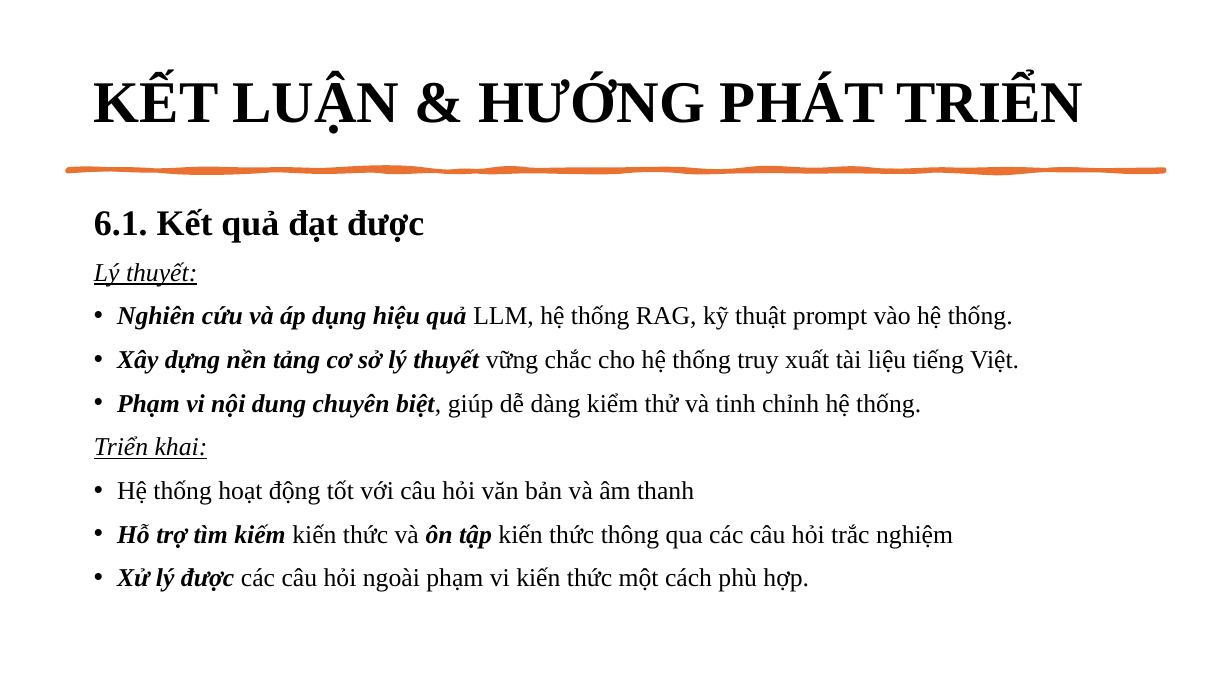
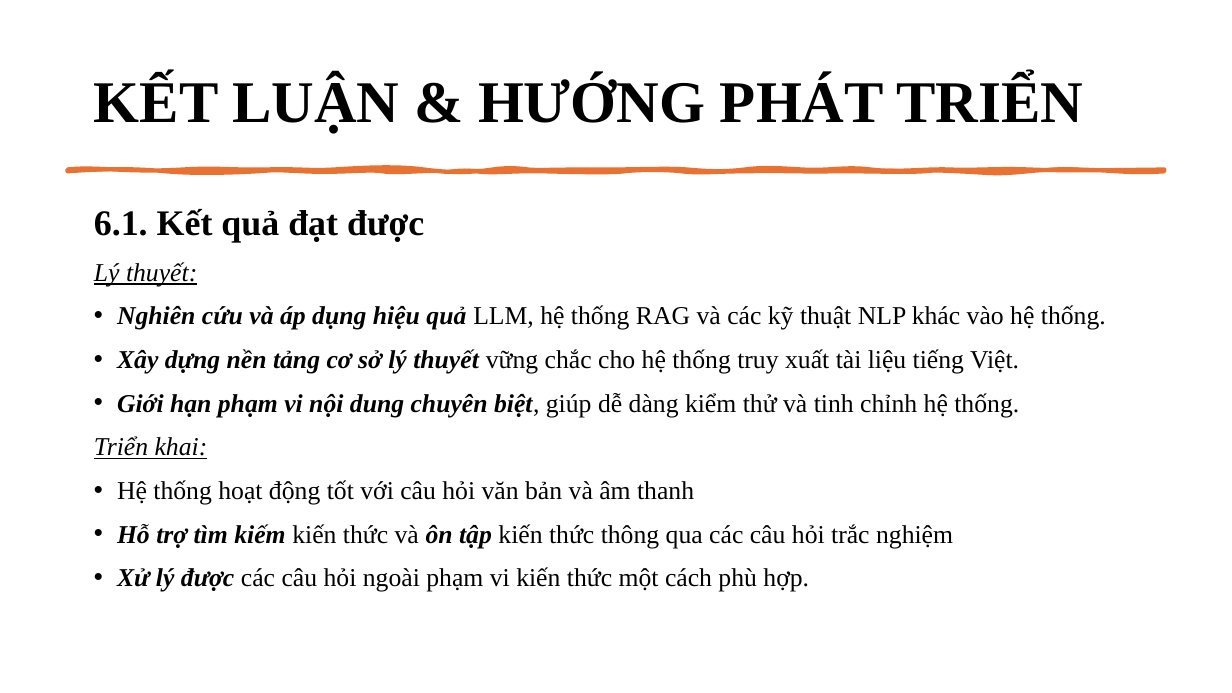
Before and after one commit to ngovanuc/Vietnamese_History_Chatbot, a slide deck: slide 30 of documents/slide bao cao v2.pptx. Drawn at 1232x693 pixels with LibreOffice and Linux fonts; fonts in the diff are those of the drawing. Boxes give left, top, right and bottom in pixels: in the first picture for what was removed or moved away, otherwise in the second. Text is boxed around its words. In the diff, an @@ line names an element or a change of style, - is before the commit and + after.

Commit message:
Update file slide

```diff
--- a/documents/slide bao cao v2.pptx
+++ b/documents/slide bao cao v2.pptx
@@ text at (117,305,1106,330): text changed @@
-• Nghiên cứu và áp dụng hiệu quả LLM, hệ thống RAG, kỹ thuật prompt vào hệ thống.
+• Nghiên cứu và áp dụng hiệu quả LLM, hệ thống RAG và các kỹ thuật NLP khác vào hệ thống.
@@ text at (117,393,1019,417): text changed @@
-• Phạm vi nội dung chuyên biệt, giúp dễ dàng kiểm thử và tinh chỉnh hệ thống.
+• Giới hạn phạm vi nội dung chuyên biệt, giúp dễ dàng kiểm thử và tinh chỉnh hệ thống.
```
Also in this commit, not shown: 1 other slide changed.
